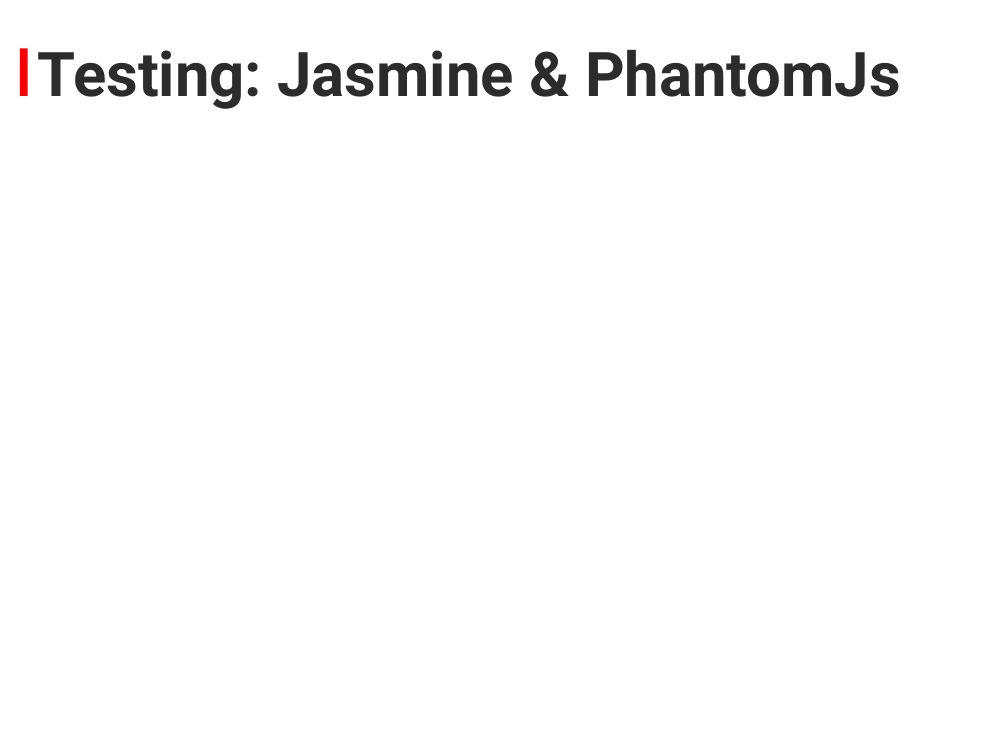
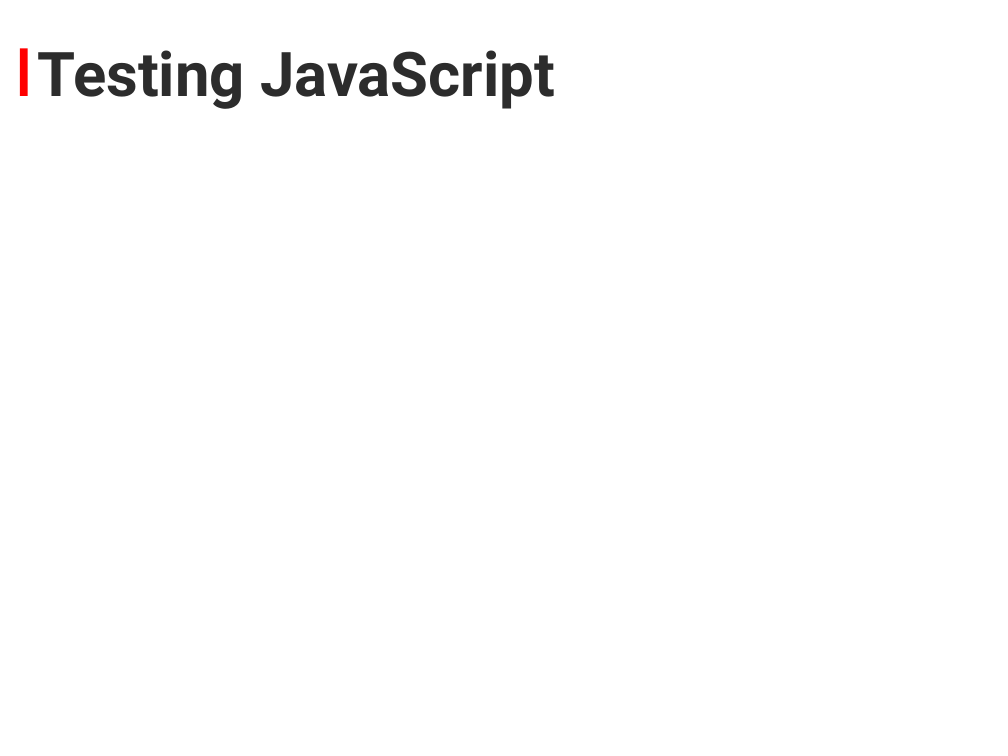
Before and after one commit to KyorCode/Bootcamp2013, a slide deck: slide 16 of Bootcamp_2013_Javascript.pptx. Drawn at 1008x756 pixels with LibreOffice and Linux fonts; fonts in the diff are those of the drawing; background and template pictures are left out. Boxes give left, top, right and bottom in pixels: in the first picture for what was removed or moved away, otherwise in the second. Text is boxed around its words. In the diff, an @@ line names an element or a change of style, - is before the commit and + after.

Commit message:
Added testing part to PPT

```diff
--- a/Bootcamp_2013_Javascript.pptx
+++ b/Bootcamp_2013_Javascript.pptx
@@ title at box(38, 50, 555, 109): text changed @@
-Testing: Jasmine & PhantomJs
+Testing JavaScript
```
Also in this commit, not shown: 2 slides added.
